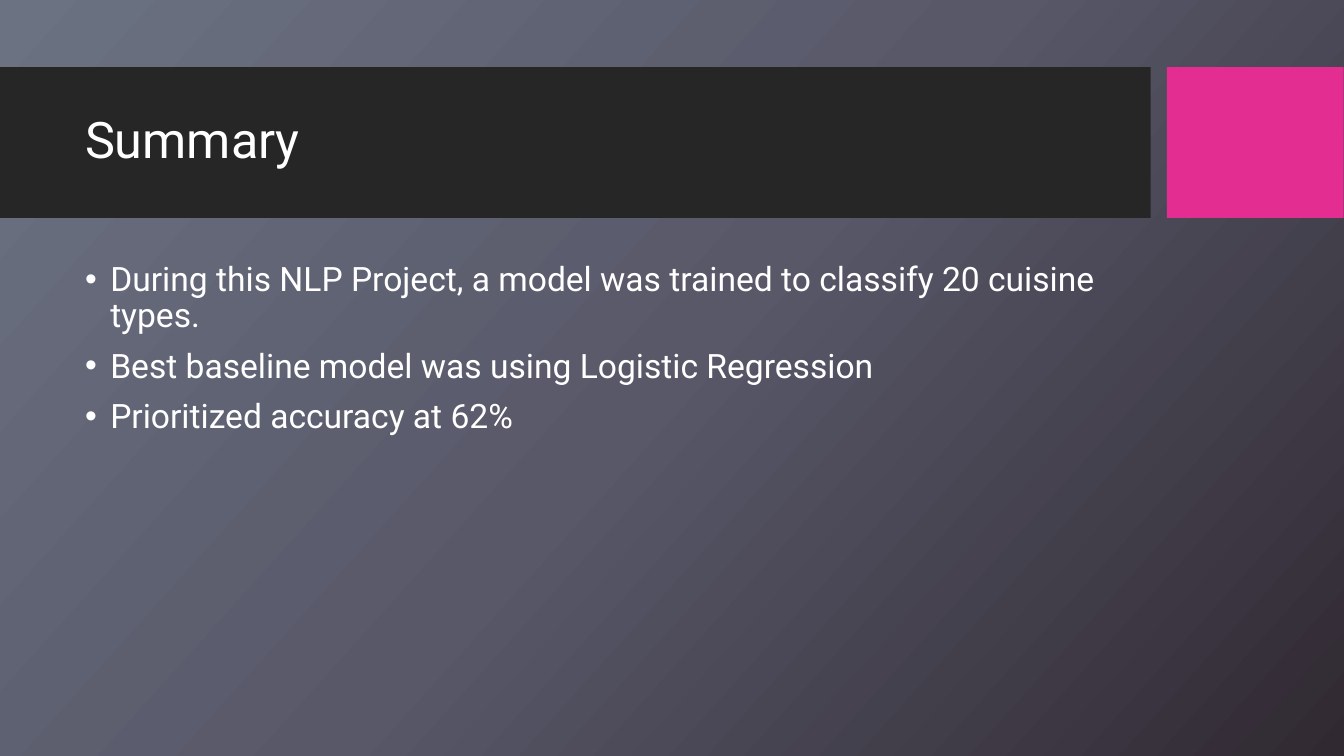
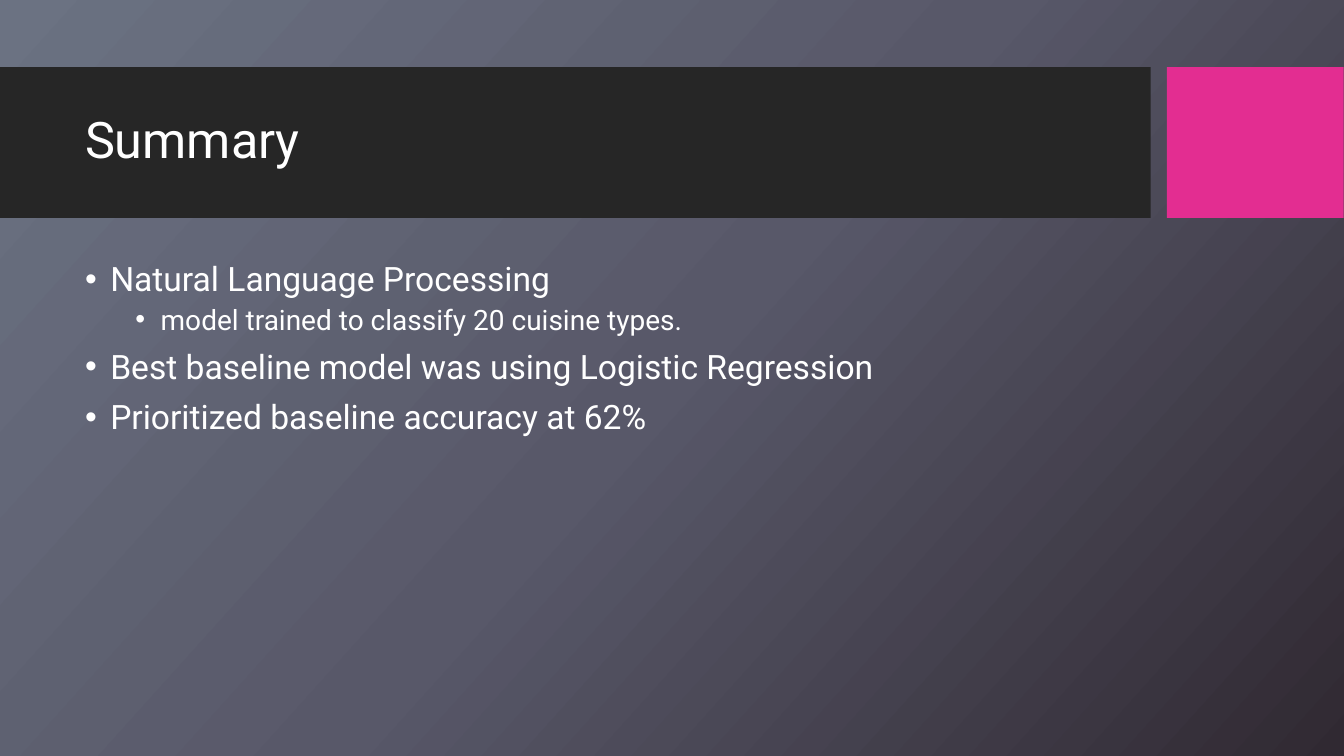
Before and after one commit to aamoeji04/Cuisine_Classification_Capstone, a slide deck: slide 2 of Cuisine_Classification.pptx. Drawn at 1344x756 pixels with LibreOffice and Linux fonts; fonts in the diff are those of the drawing; background and template pictures are left out. Boxes give left, top, right and bottom in pixels: in the first picture for what was removed or moved away, otherwise in the second. Text is boxed around its words. In the diff, an @@ line names an element or a change of style, - is before the commit and + after.

```diff
--- a/Cuisine_Classification.pptx
+++ b/Cuisine_Classification.pptx
@@ text at (110, 266, 682, 336): text changed; size 24 to 20 pt @@
-• During this NLP Project, a model was trained to classify 20 cuisine types.
+• Natural Language Processing
+  • model trained to classify 20 cuisine types.
@@ text at (110, 404, 646, 436): text changed @@
-• Prioritized accuracy at 62%
+• Prioritized baseline accuracy at 62%
```
Also in this commit, not shown: 3 other slides changed, 4 other files.
